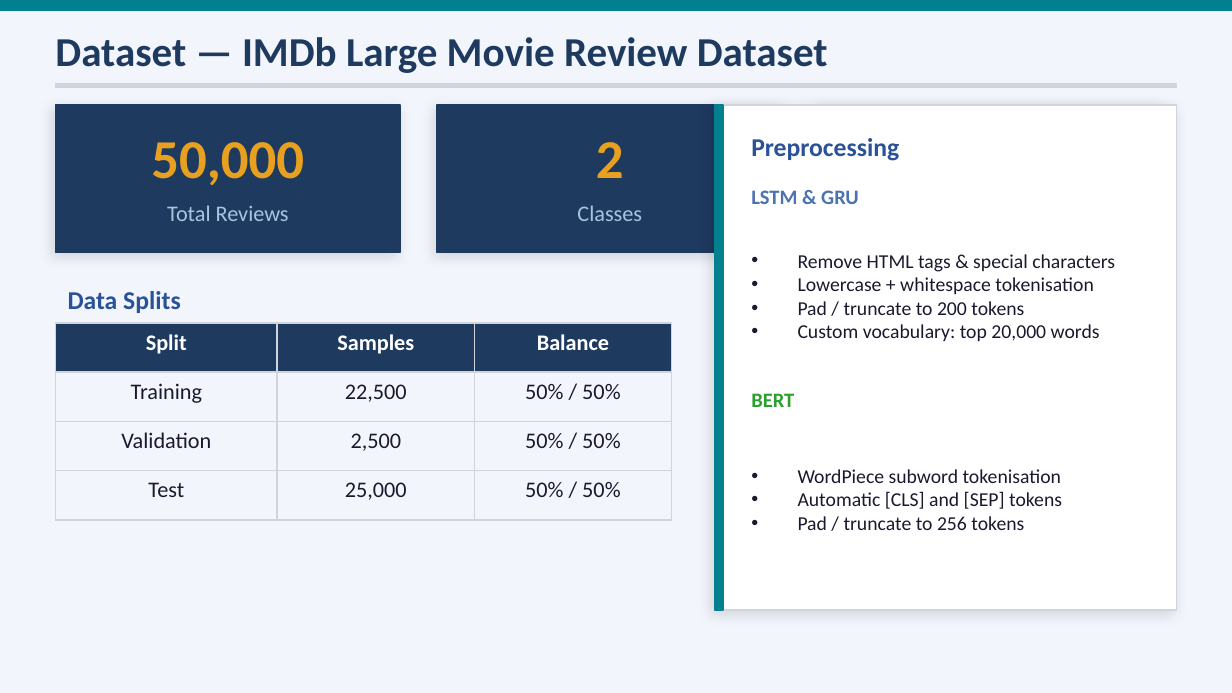
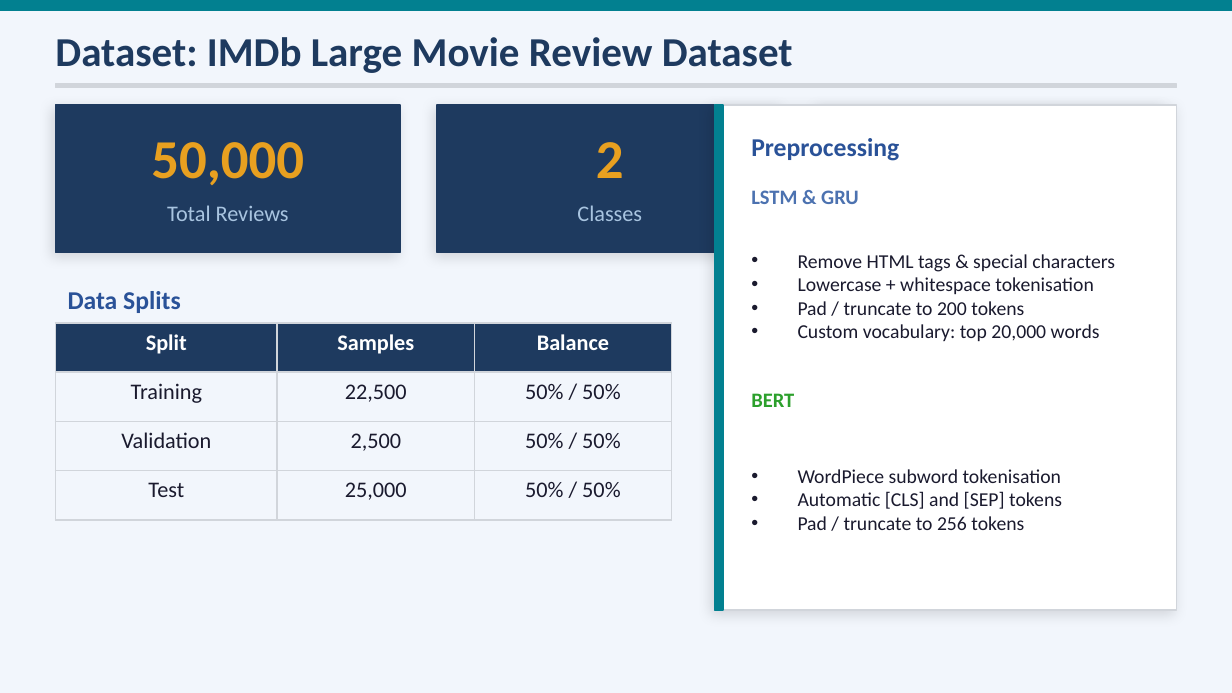
Before and after one commit to DanielW-1/Sentiment-Analysis, a slide deck: slide 3 of report/Sentiment_Analysis_Presentation.pptx. Drawn at 1232x693 pixels with LibreOffice and Linux fonts; fonts in the diff are those of the drawing. Boxes give left, top, right and bottom in pixels: in the first picture for what was removed or moved away, otherwise in the second. Text is boxed around its words. In the diff, an @@ line names an element or a change of style, - is before the commit and + after.

```diff
--- a/report/Sentiment_Analysis_Presentation.pptx
+++ b/report/Sentiment_Analysis_Presentation.pptx
@@ text at <box>55,37,793,73</box>: text changed @@
-Dataset — IMDb Large Movie Review Dataset
+Dataset: IMDb Large Movie Review Dataset
```
Also in this commit, not shown: 1 other slide changed.
